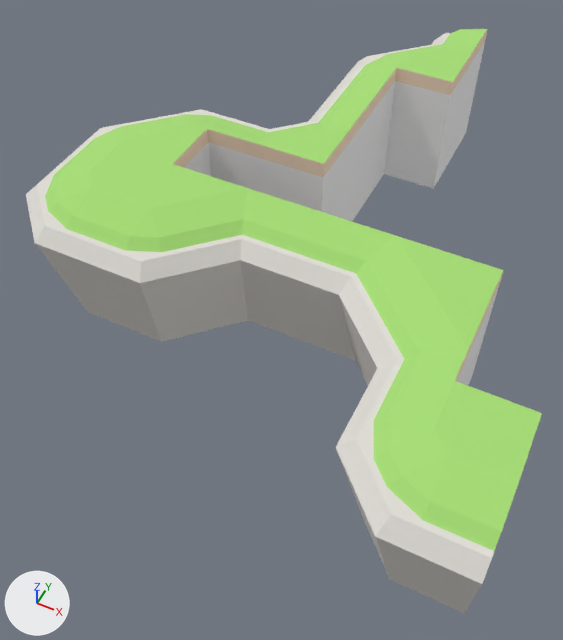
Before and after pictures for a commit that changed the glTF model assemblies/Cliff_Assembly_Curve_Outer_3_Top.glb.
Camera for both pictures: a 50 mm lens placed at (516.0, -722.0, 934.0), pointed at (145.0, 18.0, 8.0). Lighting does not change. The marker at lower left points along +X, +Y and +Z. The first picture is the older version. Where no turn or scale is listed for an object, it has been applied to the vertices. Vertices at exactly the same position are counted once.

Objects in the first picture: 'Basic_Curve_Inner_2x2_Narrow_Top.001', 'Basic_Curve_Inner_2x2_Wide_Top.001', 'Basic_Curve_Outer_2x2_Narrow_Top.001', 'Basic_Curve_Outer_2x2_Narrow_Top.003', 'Basic_Curve_Outer_2x2_Wide_Top.001', 'Basic_Esse_Top_2x2.001', 'Basic_Esse_Top_2x2.003', 'Basic_Straight_Top_1x1.001', 'Basic_Straight_Top_1x1.003'.
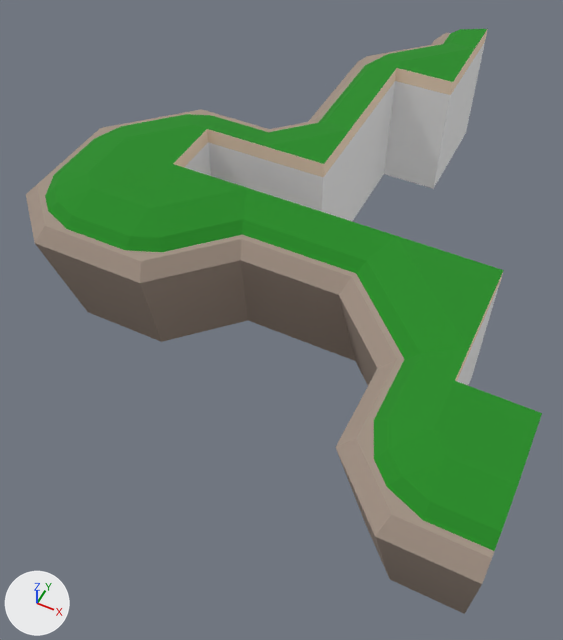
What differs and where, as boxes [x1, y1, x2, y2] in the pictures (563 x 640 px):
'Basic_Curve_Outer_2x2_Narrow_Top.003', surface changed (darker): [336, 371, 542, 614] in both
'Basic_Esse_Top_2x2.003', surface changed (darker): [101, 164, 294, 342] in both
'Basic_Curve_Inner_2x2_Wide_Top.001', surface changed (darker): [330, 224, 504, 385] in both
'Basic_Curve_Inner_2x2_Narrow_Top.001', surface changed (darker): [207, 96, 375, 221] in both
'Basic_Curve_Outer_2x2_Narrow_Top.001', surface changed (darker): [26, 144, 172, 332] in both
'Basic_Esse_Top_2x2.001', surface changed (darker): [346, 29, 488, 85] in both
'Basic_Straight_Top_1x1.001', surface changed (darker): [264, 203, 360, 354] in both
'Basic_Curve_Outer_2x2_Wide_Top.001', surface changed (darker): [80, 109, 231, 176] in both
'Basic_Straight_Top_1x1.003', surface changed (darker): [322, 68, 397, 105] in both
part 1 of me_object303, surface changed (darker): [101, 29, 487, 342] in both
part 3 of me_object211, surface changed (darker): [264, 68, 396, 354] in both
part 4 of me_object262, surface changed (darker): [26, 144, 542, 614] in both

Edits to the bpy script that builds the scene:
```text
Add img_colormap:
    img_colormap = load_image('colormap', '../textures/colormap.png', 512, 512, 'sRGB')
Change mat_grass:
    remove mat_grass.base_color = (0.388, 0.729, 0.18)  # green #a7de76
    add mat_grass.texture = img_colormap
Change mat_cliff_face:
    remove mat_cliff_face.base_color = (0.749, 0.726, 0.682)  # light grey #e0ddd7
    add mat_cliff_face.texture = img_colormap
Change me_object303:
    where me_object303.from_pydata(...)  # 34 vertices, 64 faces; spans x -1.45..0.5, y -2.25..0.0, z -1.5..0.5
    used by ob_basic_esse_top_2x2_001; parent = ob_rootnode_001; location = (0.0, 0.0, 0.0); rotation_euler = (-1.571, 0.0, 0.0), in degrees (-90, 0, 0); scale = (100.0, 100.0, 100.0)
    me_object303 part 1: texture (UV) coordinates of 36 of 64 faces, centred in x -1.38..0.33, y -2.25..-0.6, z -1.38..0.42, changed; they spanned u 0.0..1.0, v 0.0..1.0 and now span u 0.28..0.91, v 0.17..0.75
Change me_object358:
    where me_object358.from_pydata(...)  # 33 vertices, 62 faces; spans x -150.0..50.0, y -150.0..50.0, z 0.0..225.0
    used by ob_basic_curve_inner_2x2_wide_top_001; location = (400.0, 0.0, 0.0)
    me_object358 part 2: texture (UV) coordinates of 31 of 62 faces, centred in x -146.0..33.0, y -146.0..33.0, z 60.0..225.0, changed; they spanned u 0.0..1.0, v 0.0..1.0 and now span u 0.28..0.91, v 0.17..0.75
Change me_object211:
    where me_object211.from_pydata(...)  # 18 vertices, 32 faces; spans x -0.45..0.5, y -2.25..0.0, z -0.5..0.5
    used by ob_basic_straight_top_1x1_001; parent = ob_rootnode_003; location = (0.0, 0.0, 0.0); rotation_euler = (-1.571, 0.0, 0.0), in degrees (-90, 0, 0); scale = (100.0, 100.0, 100.0)
    me_object211 part 3: texture (UV) coordinates of 10 of 32 faces, centred in x -0.38..0.33, y -2.21..-0.6, z -0.17..0.17, changed; they spanned u 0.0..1.0, v 0.0..1.0 and now span u 0.28..0.91, v 0.17..0.75
Change me_object262:
    where me_object262.from_pydata(...)  # 35 vertices, 66 faces; spans x -1.45..0.5, y -2.25..0.0, z -1.45..0.5
    used by ob_basic_curve_outer_2x2_narrow_top_001; parent = ob_rootnode_005; location = (0.0, 0.0, 0.0); rotation_euler = (-1.571, 0.0, 0.0), in degrees (-90, 0, 0); scale = (100.0, 100.0, 100.0)
    me_object262 part 4: texture (UV) coordinates of 41 of 66 faces, centred in x -1.38..0.25, y -2.25..-0.6, z -1.38..0.25, changed; they spanned u 0.0..1.0, v 0.0..1.0 and now span u 0.28..0.91, v 0.17..0.75
```
